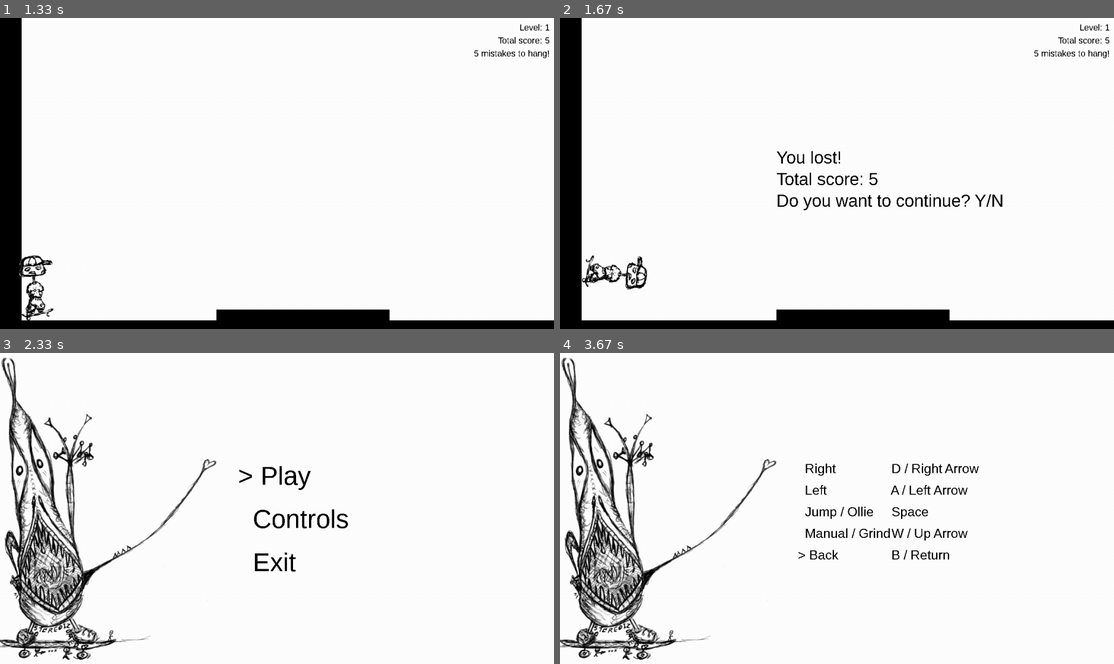
Above: before the commit, frames 1-4 (two rows, left to right).
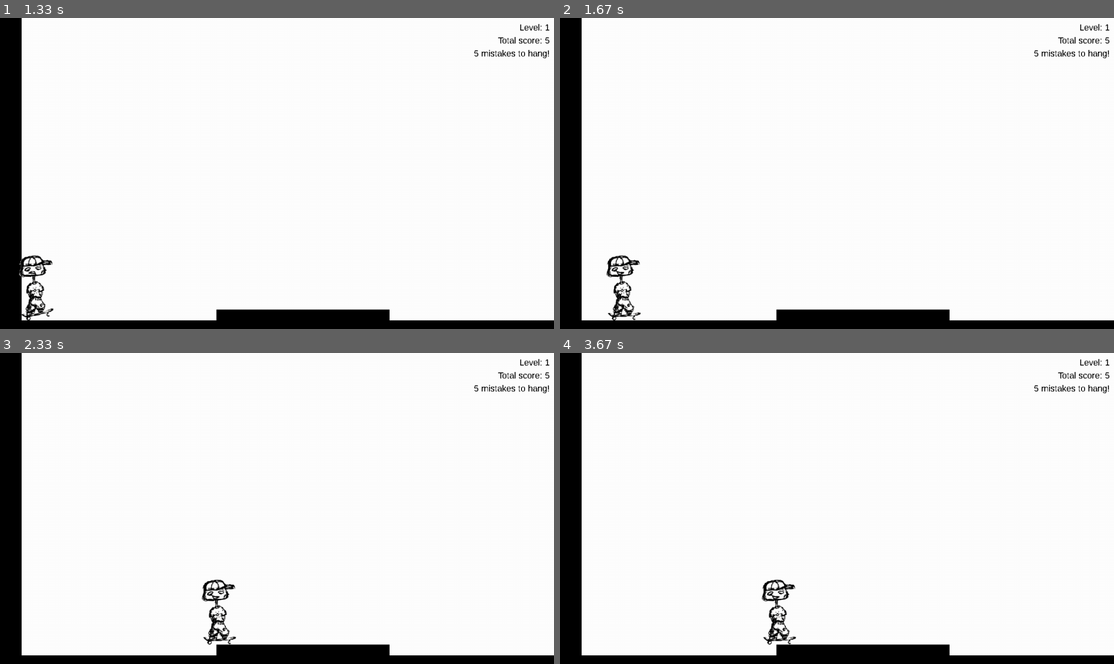
Above: after the commit, the same moments.

Repository: spookydoodle/bounce_pygame
Game: pygame game, started from main.py
The game is run twice, just before and just after one commit, with the same random seed, the same clock (stepped at 60 frames per second) and the same inputs.
Inputs:
- Up to frame 1 (1.33 s): tap Enter at 0.33 s; hold Left 0.67-1.13 s; hold Up from 1.17 s (still down)
- Up to frame 2 (1.67 s): release Up at 1.53 s; hold Right from 1.57 s (still down)
- Up to frame 3 (2.33 s): release Right at 2.2 s; tap Y at 2.23 s
- Up to frame 4 (3.67 s): tap S at 2.57 s; hold Up 2.9-3.2 s; hold Down 3.23-3.53 s; tap Enter at 3.57 s

Frame 1 is identical in both runs. In frame 2, 2.0% of the frame differs, in the area x 3-80%, y 42-98%; in frame 3, 15%; in frame 4, 16%, in the area x 0-100%, y 0-100%.

Commit message:
split game class but now im looping imports =(

Diff:
--- a/main.py
+++ b/main.py
@@ -3,6 +3,8 @@
 import pygame
 from pygame.locals import *
 from skater.game import *
+from skater.menu import *
+from skater.controls import *
 from skater import images
 
 
--- /dev/null
+++ b/skater/controls.py
@@ -0,0 +1,67 @@
+from .state import *
+
+
+class Controls(State):
+
+    # dictionary with assignment and descriptions of control keys
+    CONTROLS_DESC = [["Right", "D / Right Arrow"],
+                ["Left", "A / Left Arrow"],
+                ["Jump / Ollie", "Space"],
+                ["Manual / Grind", "W / Up Arrow"],
+                ["Back", "B / Return"]
+                ]
+
+
+    def __init__(self):
+        State.__init__(self)
+        self.active_state = "Controls"
+        self.selected_index = 4
+
+
+    def _next_index(self):
+        max = len(self.CONTROLS_DESC)
+        return (self.selected_index + 1) % max
+
+
+    def _previous_index(self):
+        max = len(self.CONTROLS_DESC)
+        return (self.selected_index - 1) % max
+
+
+    def process_events(self):
+
+            if self.active_state == "Back": return Menu()
+            else: return self
+
+
+    def run(self, screen, event):
+
+        if event.type == pygame.KEYDOWN:
+
+            if event.key in CONTROLS["M_DOWN"] and self.selected_index < (len(self.CONTROLS_DESC) - 1):
+                self.selected_index = self._next_index()
+
+            if event.key in CONTROLS["M_UP"] and self.selected_index > 0:
+                self.selected_index = self._previous_index()
+
+            if event.key in CONTROLS["M_SELECT"]:
+               self.active_state = self.CONTROLS_DESC[self.selected_index][0]
+
+
+    def display_frame(self, screen, background_image):
+        font = pygame.font.SysFont('Arial', 30)
+        BLACK = (0, 0, 0); WHITE = (255, 255, 255); RED = (255, 0, 0)
+        selected_marker = ">"; unselected_marker = " "
+
+        # clean game area
+        screen.blit(background_image, (0, 0))
+
+
+        for j in range(len(self.CONTROLS_DESC[0])):
+            for i in range(len(self.CONTROLS_DESC)):
+                if (j == 0 and i == self.selected_index): text = "{} {}".format(selected_marker, self.CONTROLS_DESC[i][j])
+                else: text = "{} {}".format(unselected_marker, self.CONTROLS_DESC[i][j])
+
+                draw_text(screen, text, font, BLACK, "L", 550 + j*200, 250 + i*50)
+
+        pygame.display.update()
--- a/skater/game.py
+++ b/skater/game.py
@@ -1,160 +1,7 @@
-import pygame
-from pygame.locals import *
+from .state import *
 from .player import *
 from .obstacles import *
 from .score import *
-from .dicts import *
-
-
-class State:
-
-    def __init__(self):
-        self.active_state = ""
-        self.exit = False
-
-    def process_events(self):
-        raise NotImplementedError
-
-    def run(self):
-        raise NotImplementedError
-
-    def display_frame(self, background_image):
-        raise NotImplementedError
-
-    def check_exit(self):
-        if self.exit: return True
-        else: return False
-
-
-class Menu(State):
-
-    OPTIONS = ["Play",
-               "Controls",
-               "Exit"]
-
-    def __init__(self):
-        State.__init__(self)
-        self.active_state = "Menu"
-        self.selected_index = 0
-
-
-    def _next_index(self):
-        max = len(self.OPTIONS)
-        return (self.selected_index + 1) % max
-
-
-    def _previous_index(self):
-        max = len(self.OPTIONS)
-        return (self.selected_index - 1) % max
-
-
-    def process_events(self):
-
-            if self.active_state == "Play": return Game()
-            elif self.active_state == "Controls" : return Controls()
-            elif self.active_state in ("Menu", "Next_Level"): return self
-            #elif self.active_state == "Exit": return self; self.exit = True
-            elif self.active_state == "Exit": pygame.quit()
-
-
-    def run(self, screen, event):
-
-        if event.type == pygame.KEYDOWN:
-
-            if event.key in CONTROLS["M_DOWN"] and self.selected_index < (len(self.OPTIONS) - 1):
-                self.selected_index = self._next_index()
-
-            if event.key in CONTROLS["M_UP"] and self.selected_index > 0:
-                self.selected_index = self._previous_index()
-
-            if event.key in CONTROLS["M_SELECT"]:
-               #if self.selected_index == 0: self.active_state = "game"
-               #if self.selected_index == 1: self.active_state = "controls"
-               #if self.selected_index == 2: pygame.quit()
-               self.active_state = self.OPTIONS[self.selected_index]
-
-
-    def display_frame(self, screen, background_image):
-        font = pygame.font.SysFont('Arial', 60)
-        BLACK = (0, 0, 0); WHITE = (255, 255, 255); RED = (255, 0, 0)
-        selected_marker = ">"; unselected_marker = " "
-
-        # clean game area
-        screen.blit(background_image, (0, 0))
-
-        for i in range(len(self.OPTIONS)):
-            if i == self.selected_index: text = "{} {}".format(selected_marker, self.OPTIONS[i])
-            else: text = "{} {}".format(unselected_marker, self.OPTIONS[i])
-
-            draw_text(screen, text, font, BLACK, "L", 550, 250 + i*100)
-
-        pygame.display.update()
-
-
-class Controls(State):
-
-    # dictionary with assignment and descriptions of control keys
-    CONTROLS_DESC = [["Right", "D / Right Arrow"],
-                ["Left", "A / Left Arrow"],
-                ["Jump / Ollie", "Space"],
-                ["Manual / Grind", "W / Up Arrow"],
-                ["Back", "B / Return"]
-                ]
-
-
-    def __init__(self):
-        State.__init__(self)
-        self.active_state = "Controls"
-        self.selected_index = 4
-
-
-    def _next_index(self):
-        max = len(self.CONTROLS_DESC)
-        return (self.selected_index + 1) % max
-
-
-    def _previous_index(self):
-        max = len(self.CONTROLS_DESC)
-        return (self.selected_index - 1) % max
-
-
-    def process_events(self):
-
-            if self.active_state == "Back": return Menu()
-            else: return self
-
-
-    def run(self, screen, event):
-
-        if event.type == pygame.KEYDOWN:
-
-            if event.key in CONTROLS["M_DOWN"] and self.selected_index < (len(self.CONTROLS_DESC) - 1):
-                self.selected_index = self._next_index()
-
-            if event.key in CONTROLS["M_UP"] and self.selected_index > 0:
-                self.selected_index = self._previous_index()
-
-            if event.key in CONTROLS["M_SELECT"]:
-               self.active_state = self.CONTROLS_DESC[self.selected_index][0]
-
-
-    def display_frame(self, screen, background_image):
-        font = pygame.font.SysFont('Arial', 30)
-        BLACK = (0, 0, 0); WHITE = (255, 255, 255); RED = (255, 0, 0)
-        selected_marker = ">"; unselected_marker = " "
-
-        # clean game area
-        screen.blit(background_image, (0, 0))
-
-
-        for j in range(len(self.CONTROLS_DESC[0])):
-            for i in range(len(self.CONTROLS_DESC)):
-                if (j == 0 and i == self.selected_index): text = "{} {}".format(selected_marker, self.CONTROLS_DESC[i][j])
-                else: text = "{} {}".format(unselected_marker, self.CONTROLS_DESC[i][j])
-
-                draw_text(screen, text, font, BLACK, "L", 550 + j*200, 250 + i*50)
-
-        pygame.display.update()
 
 
 class Game(State):
@@ -164,7 +11,6 @@
         self.active_state = "game"
         self.level = 0
 
-
         self.all_sprites = []
         self.all_sprites_group = pygame.sprite.Group()
         self.obstacles = []
@@ -174,11 +20,7 @@
         self.player.rect.bottom = 500
         self.all_sprites_group.add(self.player)
 
-        ##self.keyword = Keyword()
-        ##self.alphabet = Alphabet()
         self.score = Score(5)
-
-        ##self.t_shuffle = 0
 
         self.game_over = False
         self.won_level = False
@@ -358,6 +200,7 @@
     def display_frame(self, screen, background_image):
 
         WHITE = (255, 255, 255)
+        WHITE = (255, 255, 255)
         BLACK = (0, 0, 0)
 
         font = pygame.font.SysFont('Arial', 40)
@@ -426,13 +269,3 @@
 
         for n, result in enumerate(game_results_list):
             draw_text(screen, result, font, color, "R", screen.get_rect().width - 10, (10 + n*30))
-
-
-def draw_text(screen, text, font, color, side, side_px, top_px):
-    text_screen = font.render(text, False, color)
-    text_screen_rect = text_screen.get_rect()
-    text_screen_rect.top = top_px
-    if side == "R": text_screen_rect.right = side_px
-    if side == "L": text_screen_rect.left = side_px
-
-    screen.blit(text_screen, text_screen_rect)
--- a/skater/gameboard.py
+++ b/skater/gameboard.py
@@ -1,6 +1,3 @@
-import pygame
-from pygame.locals import *
-from .obstacles import *
 
 
 class GameBoard:
--- /dev/null
+++ b/skater/menu.py
@@ -0,0 +1,68 @@
+from .state import *
+from .game import *
+from .controls import *
+
+
+class Menu(State):
+
+    OPTIONS = ["Play",
+               "Controls",
+               "Exit"]
+
+    def __init__(self):
+        State.__init__(self)
+        self.active_state = "Menu"
+        self.selected_index = 0
+
+
+    def _next_index(self):
+        max = len(self.OPTIONS)
+        return (self.selected_index + 1) % max
+
+
+    def _previous_index(self):
+        max = len(self.OPTIONS)
+        return (self.selected_index - 1) % max
+
+
+    def process_events(self):
+
+            if self.active_state == "Play": return Game()
+            elif self.active_state == "Controls" : return Controls()
+            elif self.active_state in ("Menu", "Next_Level"): return self
+            #elif self.active_state == "Exit": return self; self.exit = True
+            elif self.active_state == "Exit": pygame.quit()
+
+
+    def run(self, screen, event):
+
+        if event.type == pygame.KEYDOWN:
+
+            if event.key in CONTROLS["M_DOWN"] and self.selected_index < (len(self.OPTIONS) - 1):
+                self.selected_index = self._next_index()
+
+            if event.key in CONTROLS["M_UP"] and self.selected_index > 0:
+                self.selected_index = self._previous_index()
+
+            if event.key in CONTROLS["M_SELECT"]:
+               #if self.selected_index == 0: self.active_state = "game"
+               #if self.selected_index == 1: self.active_state = "controls"
+               #if self.selected_index == 2: pygame.quit()
+               self.active_state = self.OPTIONS[self.selected_index]
+
+
+    def display_frame(self, screen, background_image):
+        font = pygame.font.SysFont('Arial', 60)
+        BLACK = (0, 0, 0); WHITE = (255, 255, 255); RED = (255, 0, 0)
+        selected_marker = ">"; unselected_marker = " "
+
+        # clean game area
+        screen.blit(background_image, (0, 0))
+
+        for i in range(len(self.OPTIONS)):
+            if i == self.selected_index: text = "{} {}".format(selected_marker, self.OPTIONS[i])
+            else: text = "{} {}".format(unselected_marker, self.OPTIONS[i])
+
+            draw_text(screen, text, font, BLACK, "L", 550, 250 + i*100)
+
+        pygame.display.update()
--- a/skater/obstacles.py
+++ b/skater/obstacles.py
@@ -18,5 +18,82 @@
         self.rect.x = x
         self.rect.y = y
 
+
+    # this is still working/testing version of this function...
+    def create_obstacles(self):
+
+        self.all_sprites_group = pygame.sprite.Group()
+        self.all_sprites = []
+
+        ground = Obstacle(image = pygame.Surface([2000, 50]), x = 0, y = 700)
+
+        obstacle2 = Obstacle(image = pygame.Surface([400, 25]), x = 500, y = 675)
+
+        obstacle3 = Obstacle(image = pygame.Surface([50, 700]), x = 0, y = 0)
+
+        obstacle4 = Obstacle(image = pygame.Surface([50, 700]), x = 1950, y = 0)
+
+        obstacles = [ground, obstacle2, obstacle3, obstacle4]
+
+        for obstacle in obstacles:
+            self.all_sprites.append(obstacle)
+            self.all_sprites_group.add(obstacle)
+
+        self.obstacles = obstacles
+
+
+    def obstacles_under(self):
+        """
+        All the obstacles currently positioned under the player
+        """
+        ans = [
+            obstacle
+            for obstacle in self.obstacles
+            if obstacle.is_under(self.player.rect)]
+        return ans
+
+
+    def obstacles_right(self):
+        """
+        All the obstacles currently positioned on the right to the player
+        """
+        ans = [
+            obstacle
+            for obstacle in self.obstacles
+            if obstacle.is_colliding_right(self.player.rect)]
+        return ans
+
+
+    def obstacles_left(self):
+        """
+        All the obstacles currently positioned on the left of the player
+        """
+        ans = [
+            obstacle
+            for obstacle in self.obstacles
+            if obstacle.is_colliding_left(self.player.rect)]
+        return ans
+
+
+    def change_obstacles_pos_cam(self):
+        for sprite in self.all_sprites: sprite.rect.x -= self.CameraX
+
+
+    # collision player bottom - obstacle top
     def is_under(self, other_rect):
         return self.rect.bottom > other_rect.bottom and self.rect.left < other_rect.right and self.rect.right > other_rect.left
+
+
+    # collision player top - obstacle bottom
+    def is_over(self, other_rect):
+        return self.rect.top < other_rect.top and self.rect.left < other_rect.right and self.rect.right > other_rect.left
+
+
+    # collision player right - obstacle left
+    def is_colliding_right(self, other_rect):
+        return self.rect.left >= other_rect.left and self.rect.left <= other_rect.right and self.rect.top < oother_rect.bottom
+
+
+    # collision player left - obstacle right
+    def is_colliding_left(self, other_rect):
+        return self.rect.right >= other_rect.left and self.rect.right <= other_rect.right and self.rect.top < oother_rect.bottom
--- a/skater/player.py
+++ b/skater/player.py
@@ -102,7 +102,7 @@
 
     def call_movement_functions(self, CameraX):
         self.move_x(CameraX)
-        self.check_crash()
+        #self.check_crash()
         self.handle_images()
 
 
--- /dev/null
+++ b/skater/render_functions.py
@@ -0,0 +1,8 @@
+def draw_text(screen, text, font, color, side, side_px, top_px):
+    text_screen = font.render(text, False, color)
+    text_screen_rect = text_screen.get_rect()
+    text_screen_rect.top = top_px
+    if side == "R": text_screen_rect.right = side_px
+    if side == "L": text_screen_rect.left = side_px
+
+    screen.blit(text_screen, text_screen_rect)
--- /dev/null
+++ b/skater/state.py
@@ -0,0 +1,24 @@
+import pygame
+from pygame.locals import *
+from .render_functions import *
+from .dicts import *
+
+
+class State:
+
+    def __init__(self):
+        self.active_state = ""
+        self.exit = False
+
+    def process_events(self):
+        raise NotImplementedError
+
+    def run(self):
+        raise NotImplementedError
+
+    def display_frame(self, background_image):
+        raise NotImplementedError
+
+    def check_exit(self):
+        if self.exit: return True
+        else: return False
